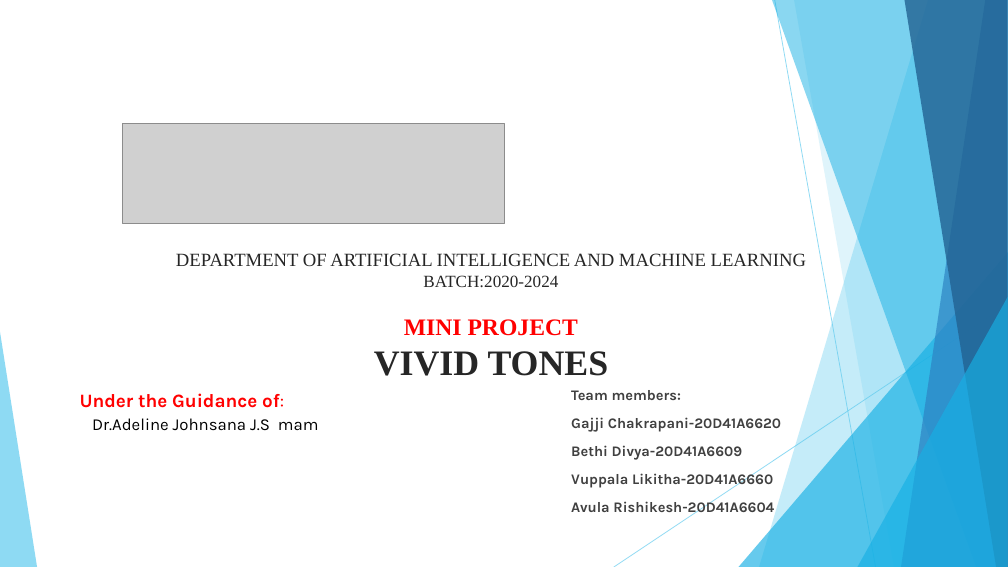
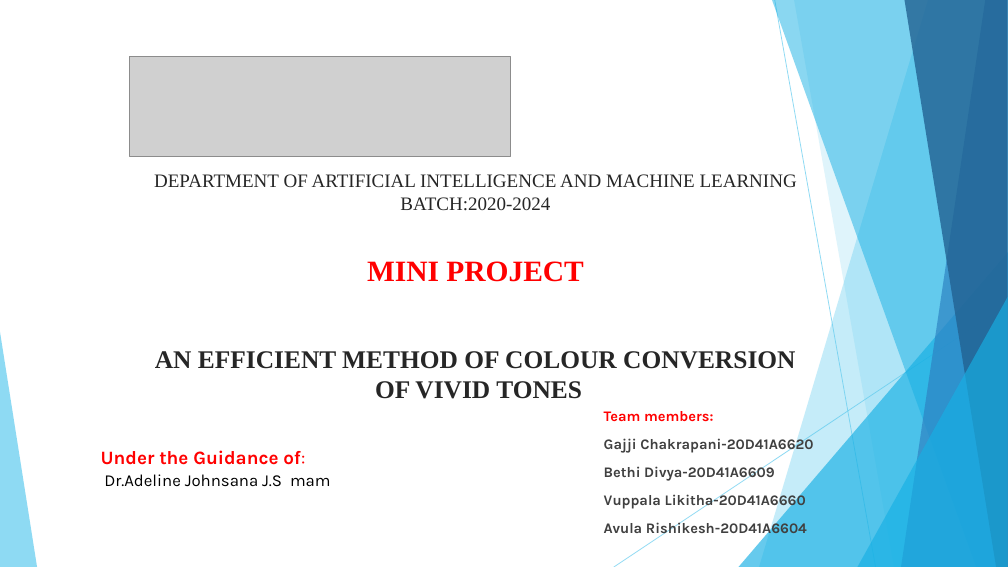
Before and after one commit to Chakrapani2122/Mini-Project, a slide deck: slide 1 of vividtones.pptx. Drawn at 1008x567 pixels with LibreOffice and Linux fonts; fonts in the diff are those of the drawing; grey boxes stand for pictures. Boxes give left, top, right and bottom in pixels: in the first picture for what was removed or moved away, otherwise in the second. Text is boxed around its words. In the diff, an @@ line names an element or a change of style, - is before the commit and + after.

```diff
--- a/vividtones.pptx
+++ b/vividtones.pptx
@@ picture: place and size @@
-picture at (123,124,504,224)
+picture at (129,56,511,156)
@@ text "DEPARTMENT OF ARTIFICIAL INTELLIGENCE AND ...": place and size @@
-text "DEPARTMENT OF ARTIFICIAL INTELLIGENCE AND ..." at (176,253,806,376)
+text "DEPARTMENT OF ARTIFICIAL INTELLIGENCE AND ..." at (154,174,797,399)
@@ text at (154,174,797,282): size 17.8 to 18.2 pt in "DEPARTMENT OF ARTIFICIAL INTELLIGENCE AND MACHINE LEARNING"; size 16.3 to 18.2 pt in "BATCH:2020-2024"; size 22.5 to 28.1 pt in "MINI PROJECT" @@
@@ text "Under the Guidance of:" rewrapped from (80,393,319,431) to (101,450,331,487) @@
@@ text at (155,351,795,399): text changed; size 34.1 to 24.2 pt @@
-VIVID TONES
+AN EFFICIENT METHOD OF COLOUR CONVERSION
+OF VIVID TONES
@@ text "Team members:": place and size @@
-text "Team members:" at (571,390,781,517)
+text "Team members:" at (604,411,813,538)
@@ text at (604,411,713,422): text colour #404040 to #FF0000 in "Team members:" @@
```
Also in this commit, not shown: 5 other slides changed, 13 slides added, 4 slides removed, 20 other files.
